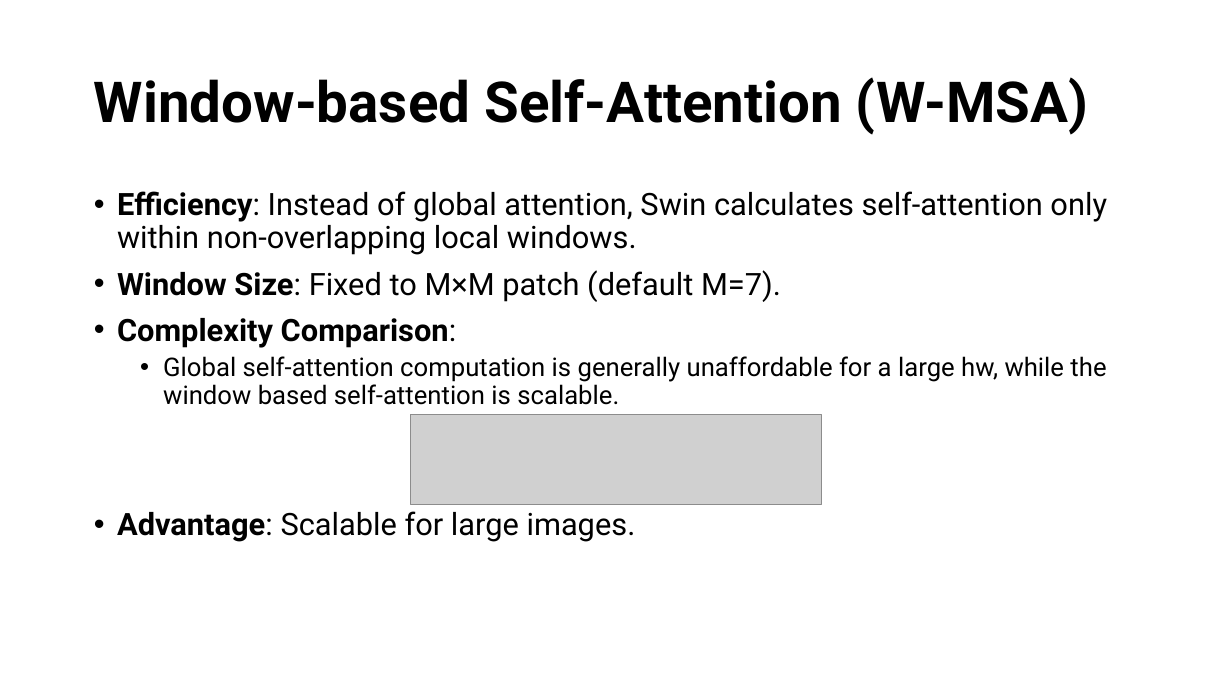
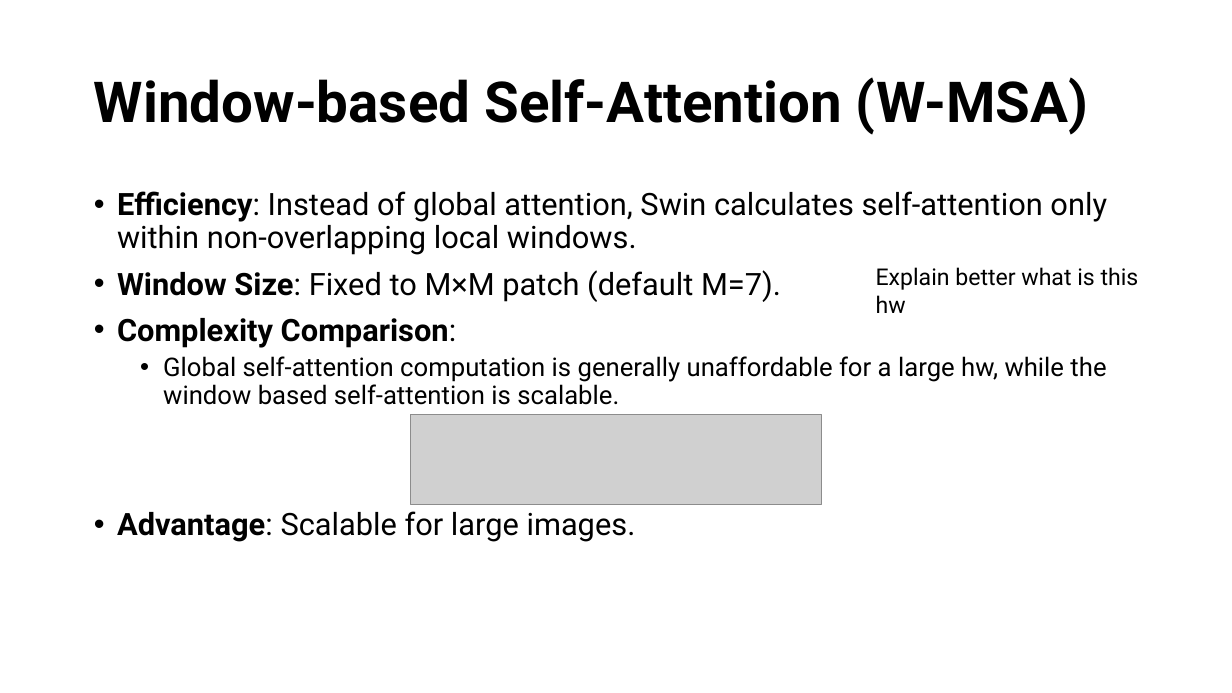
Before and after one commit to ma3ti/Swin-transformer-ChestXray, a slide deck: slide 7 of Swin.pptx. Drawn at 1232x693 pixels with LibreOffice and Linux fonts; fonts in the diff are those of the drawing; grey boxes stand for pictures. Boxes give left, top, right and bottom in pixels: in the first picture for what was removed or moved away, otherwise in the second. Text is boxed around its words. In the diff, an @@ line names an element or a change of style, - is before the commit and + after.

```diff
--- a/Swin.pptx
+++ b/Swin.pptx
@@ text added at (876,267,1139,313), 18 pt, text #000000 @@
+Explain better what is this hw
```
Also in this commit, not shown: 7 other slides changed, 3 slides added, 3 slides removed, 1 other file.
